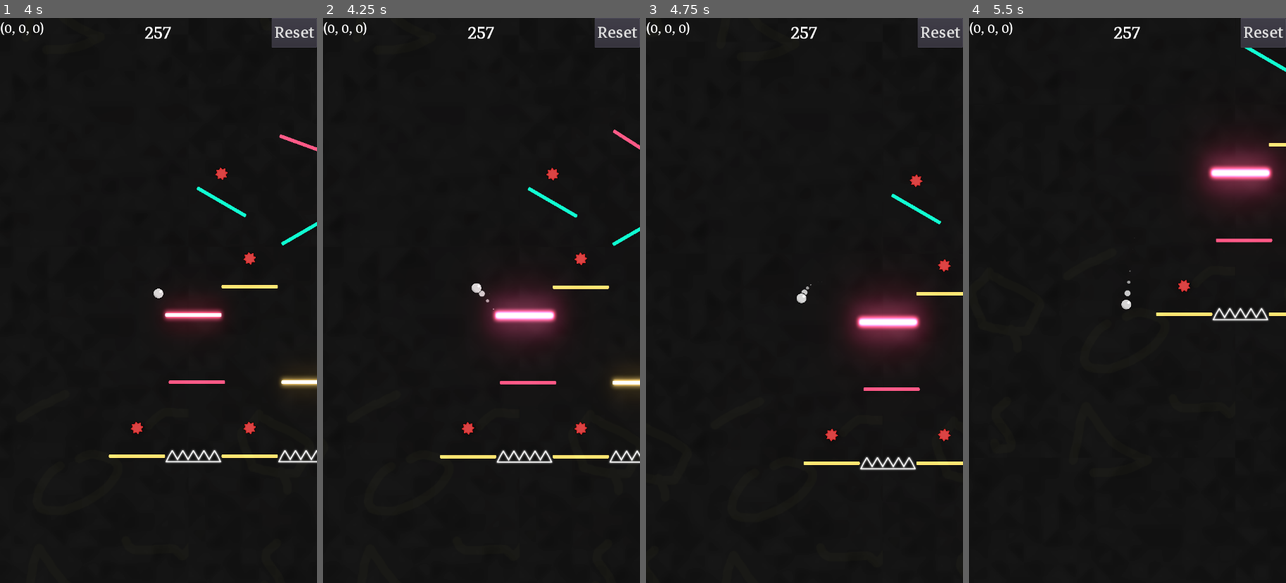
Above: before the commit, frames 1-4 (left to right).
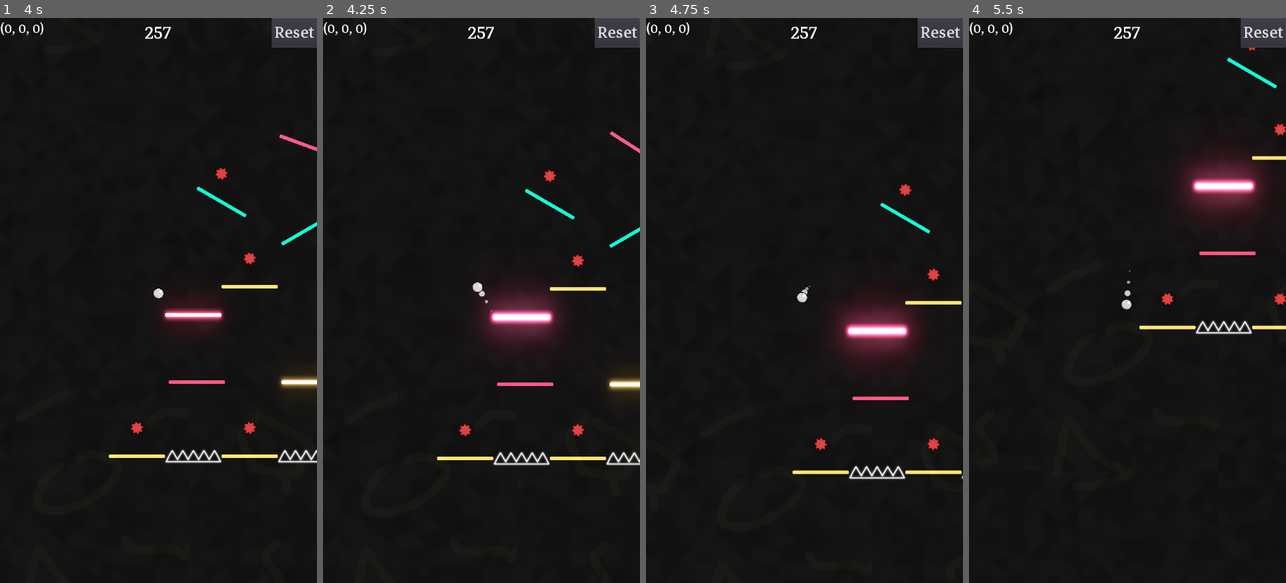
Above: after the commit, the same moments.

Repository: dolorismachina/Pivot
Game: Godot game, scene res://Scenes/Main/Main.tscn
Same seed, same stepped clock (60 frames per second), same inputs: the game is played once before the commit and once after it. The engine's default icon, where the game draws it, is replaced by a stand-in: a white triangle on a blue panel in a dark square.
Inputs (mouse positions are in pixels of both pictures, inside the frame that each line leads up to):
- Up to frame 1 (4 s): move the mouse to (228, 272) at 0.52 s; hold Right (ui_right) 0.53-1.28 s; hold Space (space) 0.53-1.28 s; click (228, 272) at 0.67 s; move the mouse to (95, 328) at 1.27 s; hold Left (ui_left) 1.28-2.03 s; tap Space (space) at 1.35, 2.85 s; move the mouse to (190, 176) at 2.02 s; hold Space (space) 2.03-2.78 s; hold Right (ui_right) 2.03-3.53 s; move the mouse to (142, 413) at 2.77 s; click (142, 413) at 2.92 s; move the mouse to (253, 385) at 3.52 s; hold Left (ui_left) from 3.53 s (still down); hold Space (space) from 3.53 s (still down)
- Up to frame 2 (4.25 s): keep holding Left (ui_left); keep holding Space (space)
- Up to frame 3 (4.75 s): keep holding Left (ui_left); move the mouse to (709, 215) at 4.27 s; release Space (space) at 4.28 s; tap Space (space) at 4.35 s
- Up to frame 4 (5.5 s): keep holding Left (ui_left); move the mouse to (1143, 300) at 5.02 s; hold Space (space) from 5.03 s (still down); click (1143, 300) at 5.17 s

Frame 1 is identical in both runs. In frame 2, 2.3% of the frame differs, in the area x 36-100%, y 19-80%; in frame 3, 4.0%; in frame 4, 4.2%, in the area x 48-100%, y 5-56%.
Error in both runs: Invalid get index 'Direction' (on base: 'null instance'). (res://Scenes/Main/Main.gd:33)

Commit message:
Adjust velocity change on level rotation

Diff:
--- a/Scenes/Player/Player.gd
+++ b/Scenes/Player/Player.gd
@@ -130,4 +130,4 @@
 
 
 func on_level_rotated(direction, angle):
-	velocity = velocity.rotated(deg2rad((angle / 2) * direction))
+	velocity = velocity.rotated(deg2rad((angle / 1.5) * direction))
